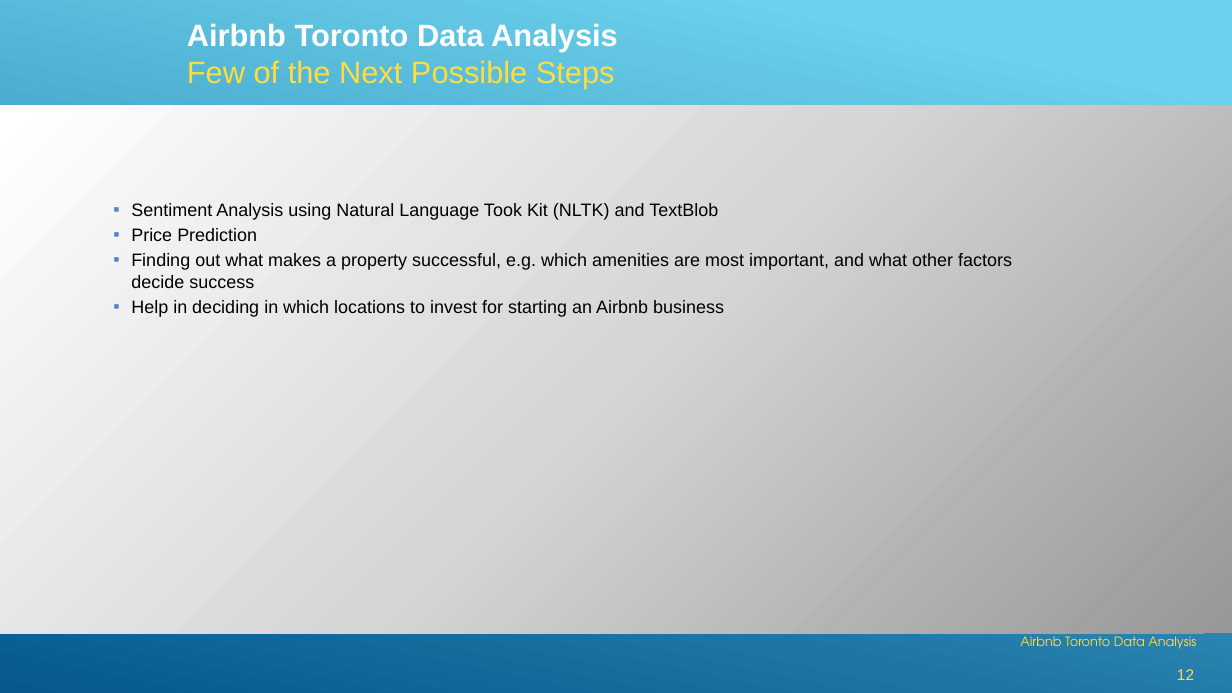
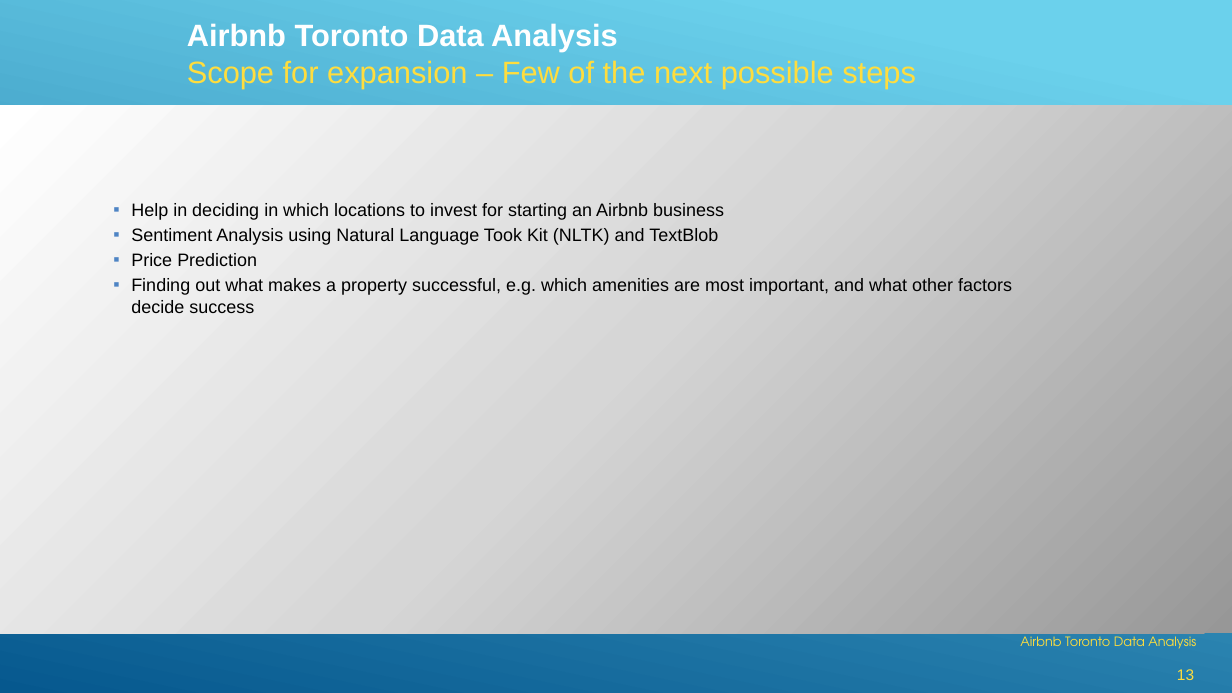
Before and after one commit to GSRichie/Final-Project-, a slide deck: slide 13 of AirBnB Toronto Data Analysis.pptx (slide 12 before the commit). Drawn at 1232x693 pixels with LibreOffice and Linux fonts; fonts in the diff are those of the drawing. Boxes give left, top, right and bottom in pixels: in the first picture for what was removed or moved away, otherwise in the second. Text is boxed around its words. In the diff, an @@ line names an element or a change of style, - is before the commit and + after.

Commit message:
More changes

```diff
--- a/AirBnB Toronto Data Analysis.pptx
+++ b/AirBnB Toronto Data Analysis.pptx
@@ text at (187,23,916,88): text changed; text colour #FFFFFF to #FFDD3E; bold off @@
-Airbnb Toronto Data Analysis
-Few of the Next Possible Steps
+Airbnb Toronto Data Analysis
+Scope for expansion – Few of the next possible steps
@@ text at (131,203,724,220): paragraph added @@
+▪ Help in deciding in which locations to invest for starting an Airbnb business
@@ text at (131,300,724,317): paragraph removed @@
-▪ Help in deciding in which locations to invest for starting an Airbnb business
@@ page number at (1177,669,1194,680): text changed @@
-12
+13
```
Also in this commit, not shown: 3 other slides changed, 1 slide added.
